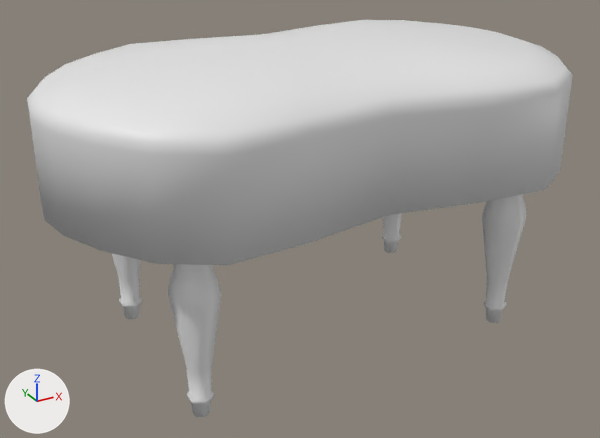
The FBX model Unity Project/Assets/3D_Assets/Models/Tabouret_01.FBX: old version first, new version second.
Before and after are seen from a 50 mm lens placed at (-0.653, -1.141, 0.771), pointed at (-0.029, -0.007, 0.204). The axes (+X, +Y, +Z) are drawn at lower left. The lights are the same throughout. Materials are left out; every surface is plain grey. Where no turn or scale is listed for an object, it has been applied to the vertices.

Objects in the first picture: 'Tabouret_01'.
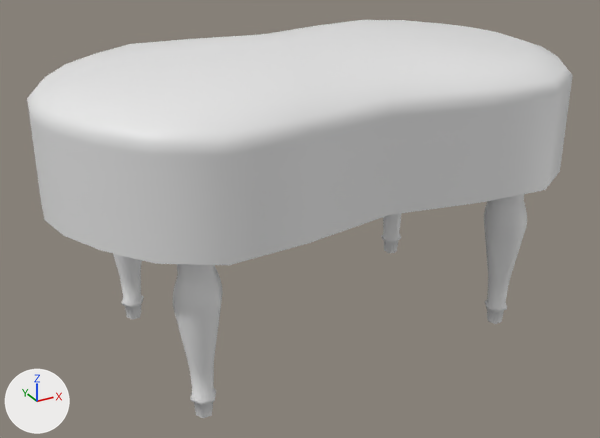
The newer file is also rescaled (x2.006), turned or shifted as a whole; pictures and numbers use the older file's frame.

The edits, one by one:
me_mesh is used by ob_tabouret_01; location (0.0, 0.0, 0.0).
me_mesh had 526 vertices, 1032 faces and spanned x -0.445..0.445, y -0.26..0.26, z -0.001..0.499.
me_mesh now has 505 vertices, 958 faces and spans x -0.445..0.445, y -0.26..0.26, z -0.001..0.499.
me_mesh part 1: the loose piece of 92 vertices spanning x -0.317..-0.252, y 0.126..0.201, z -0.001..0.316 is rebuilt with 90 vertices and now spans x -0.318..-0.243, y 0.131..0.196, z -0.001..0.316.
me_mesh part 2: the loose piece of 86 vertices spanning x 0.252..0.317, y -0.201..-0.126, z -0.001..0.316 is rebuilt with 90 vertices and now spans x 0.247..0.322, y -0.199..-0.133, z -0.001..0.316.
me_mesh part 3: the loose piece of 86 vertices spanning x -0.317..-0.252, y -0.201..-0.126, z -0.001..0.316 is rebuilt with 90 vertices and now spans x -0.318..-0.243, y -0.199..-0.133, z -0.001..0.316.
Part 4, on me_mesh:
26 vertices are removed from x -0.358..0.358, y -0.209..0.209, z 0.287..0.316.
106 faces are deleted.
50 new faces join them.

Location of each change, (x1, y1, x2, y2) in pixels of the pictures (600 x 438 px):
'Tabouret_01', reshaped
    before: (27, 20, 573, 417)
    after: (27, 20, 573, 418)
part 1 of me_mesh, rebuilt
    before: (111, 253, 142, 319)
    after: (113, 254, 144, 319)
part 2 of me_mesh, rebuilt
    before: (482, 194, 526, 323)
    after: (484, 194, 527, 324)
part 3 of me_mesh, rebuilt (7% narrower)
    before: (168, 264, 221, 417)
    after: (173, 264, 222, 418)
part 4 of me_mesh, cut back
    both: (29, 113, 155, 263)
